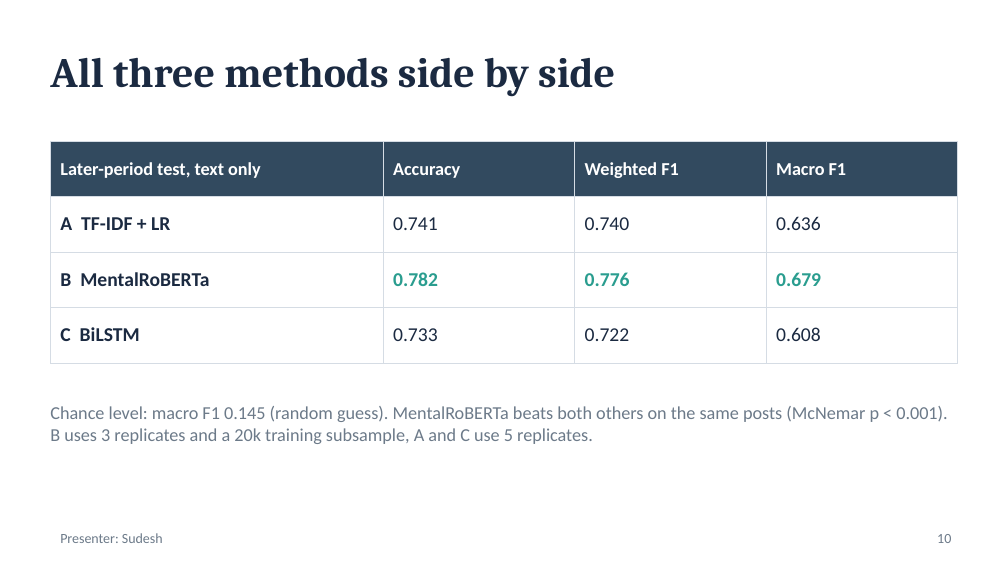
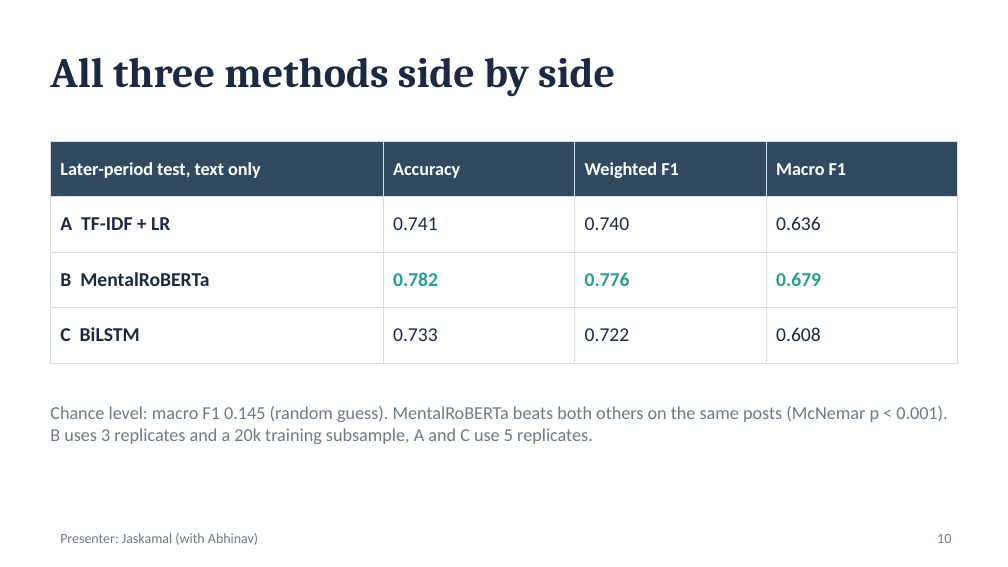
Before and after one commit to Abhinavxox/reddit-mental-health-timing, a slide deck: slide 10 of slides/Phase1_Timing_Matters.pptx. Drawn at 1008x567 pixels with LibreOffice and Linux fonts; fonts in the diff are those of the drawing. Boxes give left, top, right and bottom in pixels: in the first picture for what was removed or moved away, otherwise in the second. Text is boxed around its words. In the diff, an @@ line names an element or a change of style, - is before the commit and + after.

```diff
--- a/slides/Phase1_Timing_Matters.pptx
+++ b/slides/Phase1_Timing_Matters.pptx
@@ text at (60, 533, 258, 545): text changed @@
-Presenter: Sudesh
+Presenter: Jaskamal (with Abhinav)
```
Also in this commit, not shown: 12 other slides changed, 4 other files.
